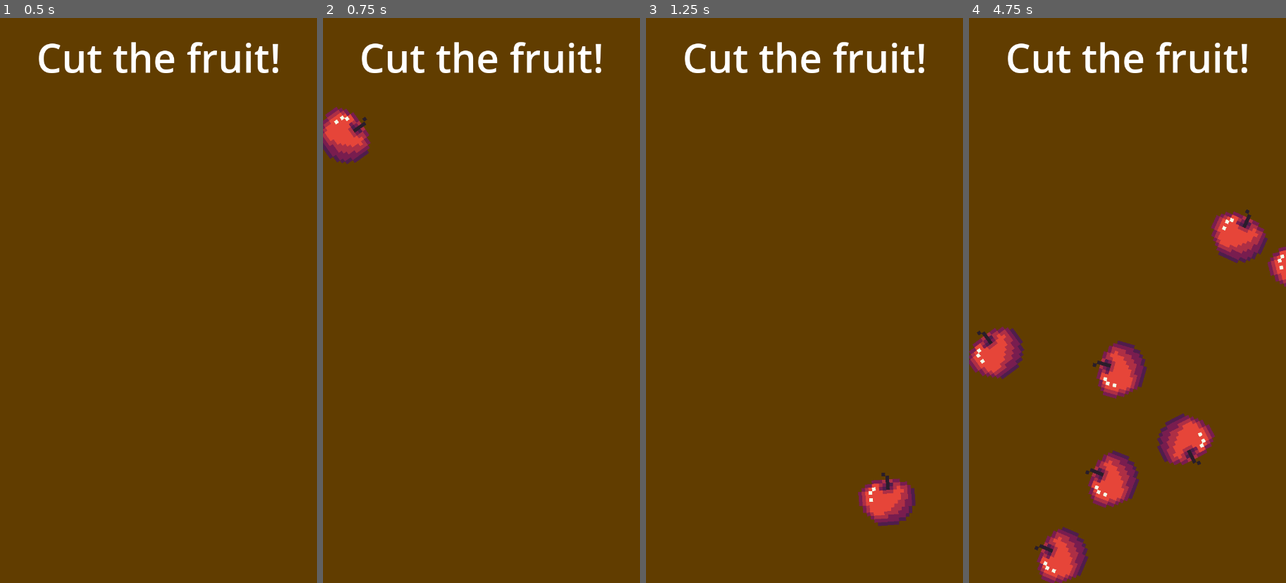
Above: before the commit, frames 1-4 (left to right).
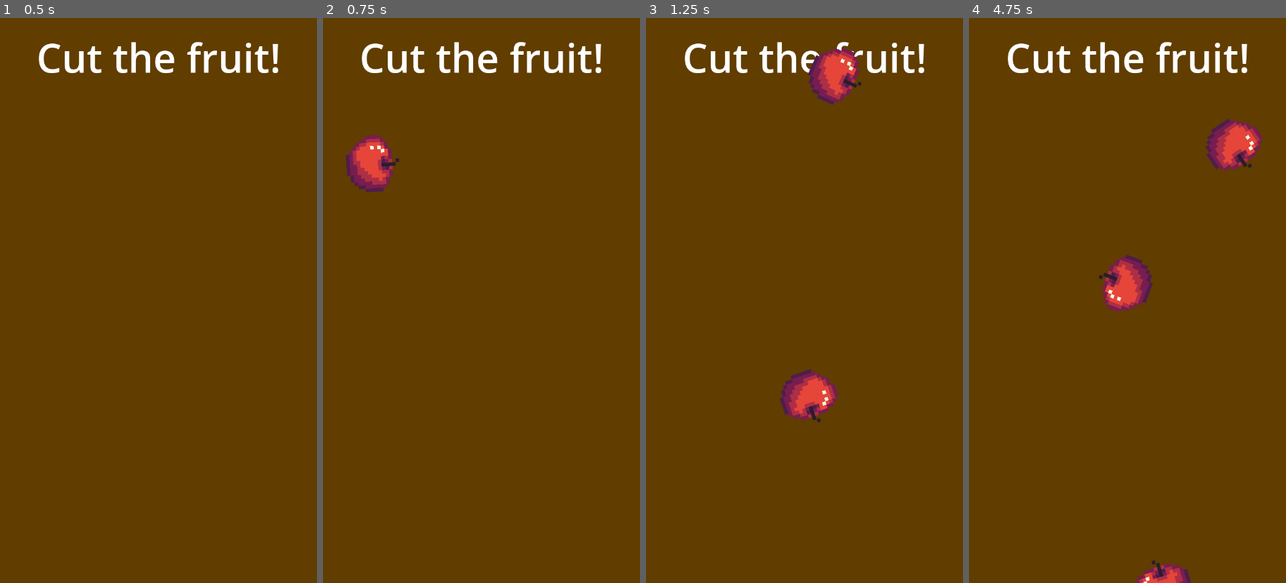
Above: after the commit, the same moments.

Repository: codemonsters/macaronigate
Game: Godot game, scene res://minigames/frutas/main.tscn
Two runs of this game, one before a commit and one after it. Both use one fixed random seed, a clock stepped at 60 frames per second and the inputs below.
Inputs (mouse positions are in pixels of both pictures, inside the frame that each line leads up to):
- Up to frame 1 (0.5 s): no input
- Up to frame 2 (0.75 s): tap Enter at 0.5 s; move the mouse to (551, 272) at 0.52 s; hold Right from 0.53 s (still down); click (551, 272) at 0.67 s
- Up to frame 3 (1.25 s): keep holding Right
- Up to frame 4 (4.75 s): move the mouse to (1064, 328) at 1.27 s; release Right at 1.28 s; hold Left 1.28-2.03 s; click (1064, 328) at 1.42 s; move the mouse to (1159, 176) at 2.02 s; hold Right 2.03-3.53 s; click (1159, 176) at 2.17 s; move the mouse to (1111, 413) at 2.77 s; click (1111, 413) at 2.92 s; move the mouse to (1222, 385) at 3.52 s; hold Left from 3.53 s (still down); click (1222, 385) at 3.67 s; move the mouse to (1032, 215) at 4.27 s; click (1032, 215) at 4.42 s

Frame 1 is identical in both runs. In frame 2, 2.1% of the frame differs, in the area x 0-24%, y 15-31%; in frame 3, 3.5%; in frame 4, 10%, in the area x 0-100%, y 17-100%.

Commit message:
La Mejor Lluvia de Frutas

Diff:
--- /dev/null
+++ b/src/minigames/frutas/fruta.gd
@@ -0,0 +1,24 @@
+extends RigidBody2D
+
+
+# Called when the node enters the scene tree for the first time.
+func _ready():
+	pass # Replace with function body.
+
+
+# Called every frame. 'delta' is the elapsed time since the previous frame.
+func _process(delta):
+	pass
+
+func _on_input_event(viewport, event, shape_idx):
+	if event is InputEventMouseButton:
+#		if event.is_pressed():
+		print(event)
+		$AnimatedSprite2D.set_frame_and_progress(1,1)
+
+
+func _on_mouse_entered():
+	$AnimatedSprite2D.set_frame_and_progress(1,1)
+
+#func _on_mouse_exited():
+#	print("Mouse exited")
--- a/src/minigames/frutas/fruta.tscn
+++ b/src/minigames/frutas/fruta.tscn
@@ -1,6 +1,7 @@
-[gd_scene load_steps=6 format=3 uid="uid://cfgluxwxqvwab"]
+[gd_scene load_steps=7 format=3 uid="uid://cfgluxwxqvwab"]
 
 [ext_resource type="Texture2D" uid="uid://bear6oenx0cn6" path="res://minigames/frutas/Fruit+.png" id="1_3v7w0"]
+[ext_resource type="Script" path="res://minigames/frutas/fruta.gd" id="1_i7gur"]
 
 [sub_resource type="AtlasTexture" id="AtlasTexture_qcvme"]
 atlas = ExtResource("1_3v7w0")
@@ -27,8 +28,11 @@
 [sub_resource type="CircleShape2D" id="CircleShape2D_gx7bt"]
 radius = 61.0
 
-[node name="fruta" type="RigidBody2D"]
+[node name="RigidBody2D" type="RigidBody2D"]
+input_pickable = true
 mass = 0.3
+gravity_scale = 0.7
+script = ExtResource("1_i7gur")
 
 [node name="AnimatedSprite2D" type="AnimatedSprite2D" parent="."]
 texture_filter = 1
@@ -39,3 +43,5 @@
 [node name="CollisionShape2D" type="CollisionShape2D" parent="."]
 position = Vector2(0, 4)
 shape = SubResource("CircleShape2D_gx7bt")
+
+[connection signal="mouse_entered" from="." to="." method="_on_mouse_entered"]
--- a/src/minigames/frutas/main.gd
+++ b/src/minigames/frutas/main.gd
@@ -12,7 +12,6 @@
 func _process(delta):
 	pass
 
-
 func _on_fruta_timer_timeout():
 	var fruta = fruta_scene.instantiate()
 	var fruta_spawn_location = get_node("SpawnPath/SpawnLocation")
@@ -20,10 +19,17 @@
 
 	fruta.position = fruta_spawn_location.position
 	fruta.rotation = randf_range(-PI / 4, PI / 4)
-	fruta.angular_velocity = randf_range(0.5, 2)
+	fruta.angular_velocity = randf_range(-50, 50)
 
-	var velocity_x = (720 / 2 - fruta_spawn_location.position.x) * 0.7
-	var velocity_y = randf_range(-1000, -1700)
+	var velocity_x = (720 / 2 - fruta_spawn_location.position.x) * 1.5
+	var velocity_y = randf_range(500, 800)
 	fruta.linear_velocity = Vector2(velocity_x, velocity_y)
 
-	add_child(fruta) # Replace with function body.
+	add_child(fruta)
+	# print("fruta")
+
+#func _input(event):
+#	if event is InputEventMouseButton:
+#		if event.is_pressed():
+#			if event.position
+#			print("Object clicked")
--- a/src/minigames/frutas/main.tscn
+++ b/src/minigames/frutas/main.tscn
@@ -5,7 +5,7 @@
 
 [sub_resource type="Curve2D" id="Curve2D_jqhvf"]
 _data = {
-"points": PackedVector2Array(0, 0, 0, 0, 0, 288, 0, 0, 0, 0, 0, 1280, 0, 0, 0, 0, 720, 1280, 0, 0, 0, 0, 720, 288)
+"points": PackedVector2Array(0, 0, 0, 0, 0, 288, 0, 0, 0, 0, 0, 0, 0, 0, 0, 0, 720, 0, 0, 0, 0, 0, 720, 288)
 }
 point_count = 4
 
@@ -30,6 +30,7 @@
 [node name="ColorRect" type="ColorRect" parent="."]
 offset_right = 720.0
 offset_bottom = 1280.0
+mouse_filter = 2
 color = Color(0.380392, 0.239216, 0, 1)
 
 [node name="Label" type="Label" parent="ColorRect"]
@@ -47,11 +48,12 @@
 vertical_alignment = 1
 
 [node name="SpawnPath" type="Path2D" parent="."]
+scale = Vector2(1, 0.527778)
 curve = SubResource("Curve2D_jqhvf")
 
 [node name="SpawnLocation" type="PathFollow2D" parent="SpawnPath"]
 position = Vector2(0, 288)
-rotation = 1.5708
+rotation = -1.5708
 
 [node name="FrutaTimer" type="Timer" parent="."]
 wait_time = 0.5
@@ -74,6 +76,7 @@
 [node name="Down" type="CollisionShape2D" parent="Walls"]
 position = Vector2(2.08165e-12, 1280)
 shape = SubResource("SegmentShape2D_33t3u")
+disabled = true
 one_way_collision = true
 
 [node name="Up" type="CollisionShape2D" parent="Walls"]
